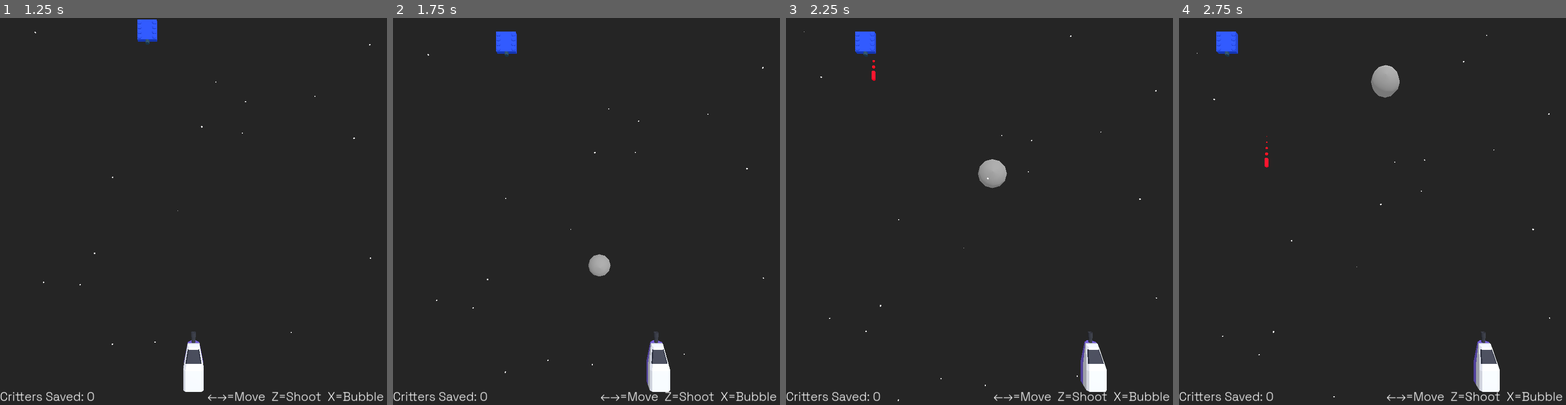
Above: before the commit, frames 1-4 (left to right).
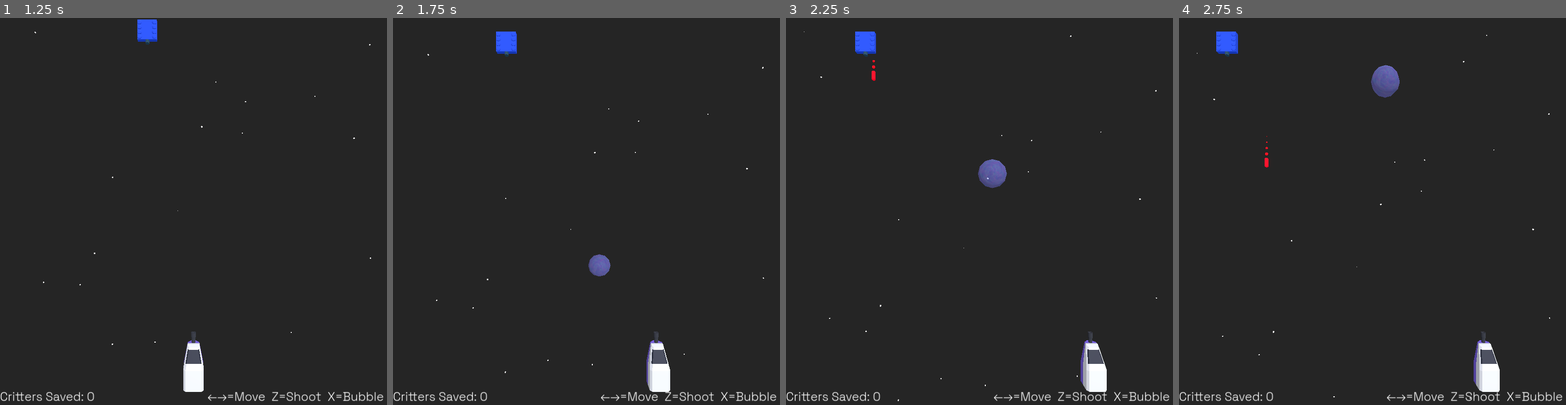
Above: after the commit, the same moments.

Repository: doctor-g/LD56
Game: Godot game, scene res://splash/splash_screen.tscn
The game is run twice, just before and just after one commit, with the same random seed, the same clock (stepped at 60 frames per second) and the same inputs.
Inputs (mouse positions are in pixels of both pictures, inside the frame that each line leads up to):
- Up to frame 1 (1.25 s): click "Begin Mission" at 0.5 s
- Up to frame 2 (1.75 s): move the mouse to (671, 192) at 1.27 s; hold D (move_right) from 1.28 s (still down); tap X (launch_bubble) at 1.35 s; click (671, 192) at 1.42 s
- Up to frame 3 (2.25 s): release D (move_right) at 2 s; drag from (902, 230) to (960, 288) at 2.02 s
- Up to frame 4 (2.75 s): no input

Frame 1 is identical in both runs. In frame 2, 0.2% of the frame differs, in the area x 50-57%, y 61-67%; in frame 3, 0.4%; in frame 4, 0.5%, in the area x 49-57%, y 12-21%.

Commit message:
Improve bubble effect

Diff:
--- a/project/player_ship/bubble.gd
+++ b/project/player_ship/bubble.gd
@@ -37,7 +37,7 @@
 		$CollisionShape3D.set_deferred("disabled", false)
 		_captured_critter = body
 		_captured_critter.top_level = false
-		$CSGSphere3D.material.albedo_color.r = 255
+		$CSGSphere3D.material.albedo_color.b = 255
 	else:
 		Sfx.play_pop()
 		queue_free()
--- a/project/player_ship/bubble.tscn
+++ b/project/player_ship/bubble.tscn
@@ -1,11 +1,19 @@
-[gd_scene load_steps=4 format=3 uid="uid://bqw4ne76n3jnf"]
+[gd_scene load_steps=6 format=3 uid="uid://bqw4ne76n3jnf"]
 
 [ext_resource type="Script" path="res://player_ship/bubble.gd" id="1_so2yv"]
+
+[sub_resource type="FastNoiseLite" id="FastNoiseLite_u3tqs"]
+
+[sub_resource type="NoiseTexture2D" id="NoiseTexture2D_lkjqs"]
+seamless = true
+as_normal_map = true
+noise = SubResource("FastNoiseLite_u3tqs")
 
 [sub_resource type="StandardMaterial3D" id="StandardMaterial3D_hdvkv"]
 resource_local_to_scene = true
 transparency = 1
 albedo_color = Color(1, 1, 1, 0.498039)
+albedo_texture = SubResource("NoiseTexture2D_lkjqs")
 
 [sub_resource type="SphereShape3D" id="SphereShape3D_6tr2n"]
 radius = 0.75
